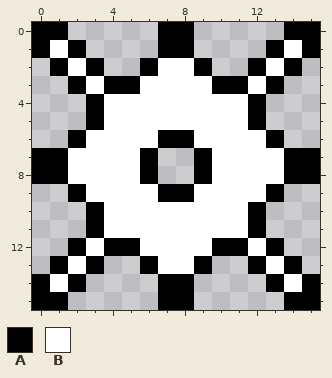
One commit to this pixel-art file: Development Limbo/Assets/Art/MenuAndUi/settings_gear.aseprite. The first picture shows the starting point.
16x16 pixels, 1 frame.
Palette (. is transparent): A #000000  B #ffffff
The result:
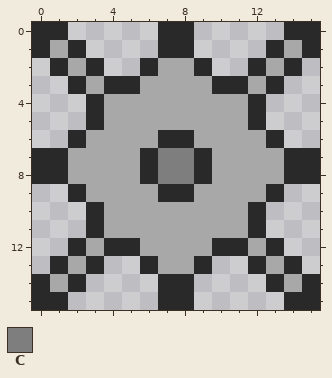
Colours new in this view: C #7e7e7e
Changes in this commit:
colour A: #000000 -> #292929
colour B: #ffffff -> #a8a8a8
y 7..8: x 7..8 .. -> CC
